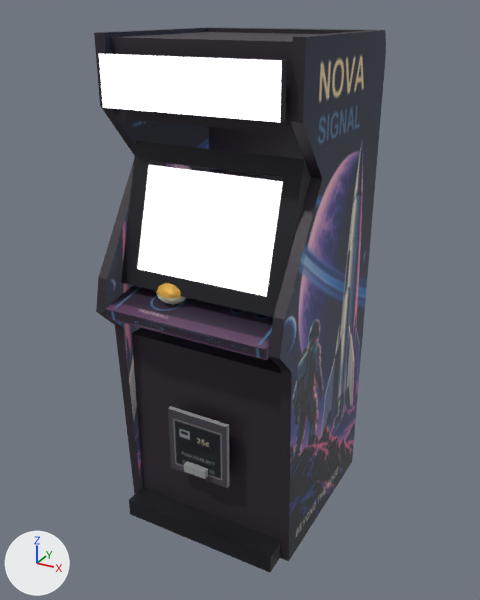
The glTF model assets/environments/arcade/props/cabinet_scifi.glb as it was, and as the next commit left it.
One viewpoint serves both versions: a 50 mm camera at (1.21, -2.21, 2.08) aimed at (0.0, -0.01, 0.98). Arrows for +X, +Y and +Z are at lower left; the lights stay in place. The older version comes first. Vertices at exactly the same position are counted once.

Objects in the first picture: 'arcade_cabinet_scifi'.
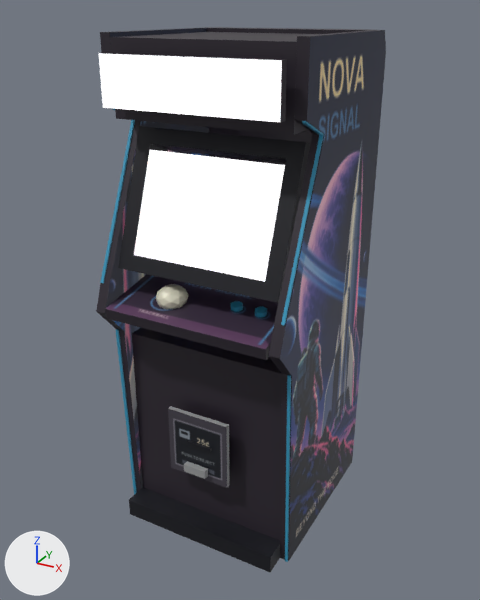
What changed in the scene script:
```text
Change me_arcade_cabinet_scifi:
    used by ob_arcade_cabinet_scifi; location = (0.0, 0.0, 0.0)
    remove me_arcade_cabinet_scifi.from_pydata(...)  # 238 vertices, 416 faces; spans x -0.39..0.39, y -0.45..0.45, z 0.0..2.0
    add me_arcade_cabinet_scifi.from_pydata(...)  # 286 vertices, 488 faces; spans x -0.39..0.39, y -0.45..0.45, z 0.0..2.0
    me_arcade_cabinet_scifi part 1: the loose piece of 16 vertices spanning x -0.34..0.34, y -0.34..-0.07, z 1.07..1.62 is turned -4 degrees about the x axis through its middle and scaled by 0.995, then moved by (0.0, 0.0, 0.06)
    me_arcade_cabinet_scifi part 2: the loose piece of 32 vertices spanning x -0.28..0.28, y -0.32..-0.21, z 1.15..1.54 is scaled about its middle by (1.01, 1.25, 0.986), then moved by (0.0, 0.0, 0.06)
    me_arcade_cabinet_scifi part 3: the loose piece of 18 vertices spanning x 0.11..0.15, y -0.28..-0.24, z 1.08..1.09 is moved by (0.0, -0.01, -0.01)
    me_arcade_cabinet_scifi part 4: the loose piece of 18 vertices spanning x 0.21..0.25, y -0.28..-0.24, z 1.08..1.09 is moved by (0.0, -0.01, -0.01)
    me_arcade_cabinet_scifi part 5
    39 vertices are removed from x -0.18..-0.06, y -0.37..-0.25, z 1.05..1.14
    80 faces are deleted
    8 vertices in x -0.39..0.39, y -0.32, z 1.76..2.0 move by (0.0, 0.03, 0.0)
    4 vertices in x -0.39..0.39, y -0.34, z 0.91 move by (0.0, 0.0, -0.02)
    4 vertices in x -0.39..0.39, y -0.41, z 1.14 move by (0.0, 0.01, -0.02)
    4 vertices in x -0.39..0.39, y -0.14, z 1.55 move by (0.0, 0.0, 0.15)
    1 vertex moves within x -0.12, y -0.26, z 1.07
    87 vertices are added at x -0.39..0.39, y -0.41..-0.14, z 0.0..1.77
    72 new faces join them, mat_arcade_cabinet_body
    80 new faces join them, mat_arcade_control_hardware
    me_arcade_cabinet_scifi part 6: 22 kept faces spanning x -0.39..0.39, y -0.45..0.45, z 0.99..2.0 get new texture (UV) coordinates
```

Boxes [x1, y1, x2, y2] around the edits, measured in the pictures (480 x 600 px; the box of a moved part takes in the faces that stretch with it):
'arcade_cabinet_scifi', reshaped: before [94, 27, 386, 572]; after [96, 27, 386, 572]
part 1 of me_arcade_cabinet_scifi, moved or reshaped: before [121, 141, 311, 317]; after [118, 126, 310, 302]
part 2 of me_arcade_cabinet_scifi, moved or reshaped: before [137, 165, 283, 297]; after [134, 150, 285, 282]
part 3 of me_arcade_cabinet_scifi, moved or reshaped (not visible before): after [231, 301, 243, 312]
part 4 of me_arcade_cabinet_scifi, moved or reshaped (not visible before): after [255, 307, 267, 317]
part 5 of me_arcade_cabinet_scifi, reshaped: before [94, 27, 386, 561]; after [96, 27, 386, 562]
part 6 of me_arcade_cabinet_scifi, surface changed: [106, 35, 326, 360] in both
